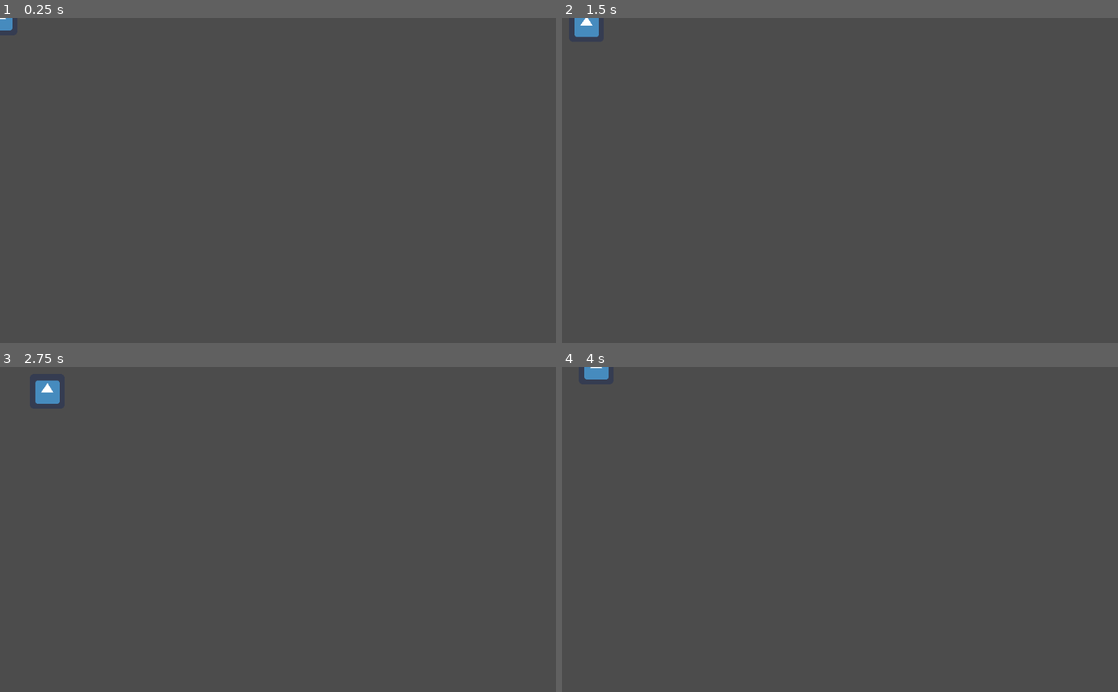
Above: before the commit, frames 1-4 (two rows, left to right).
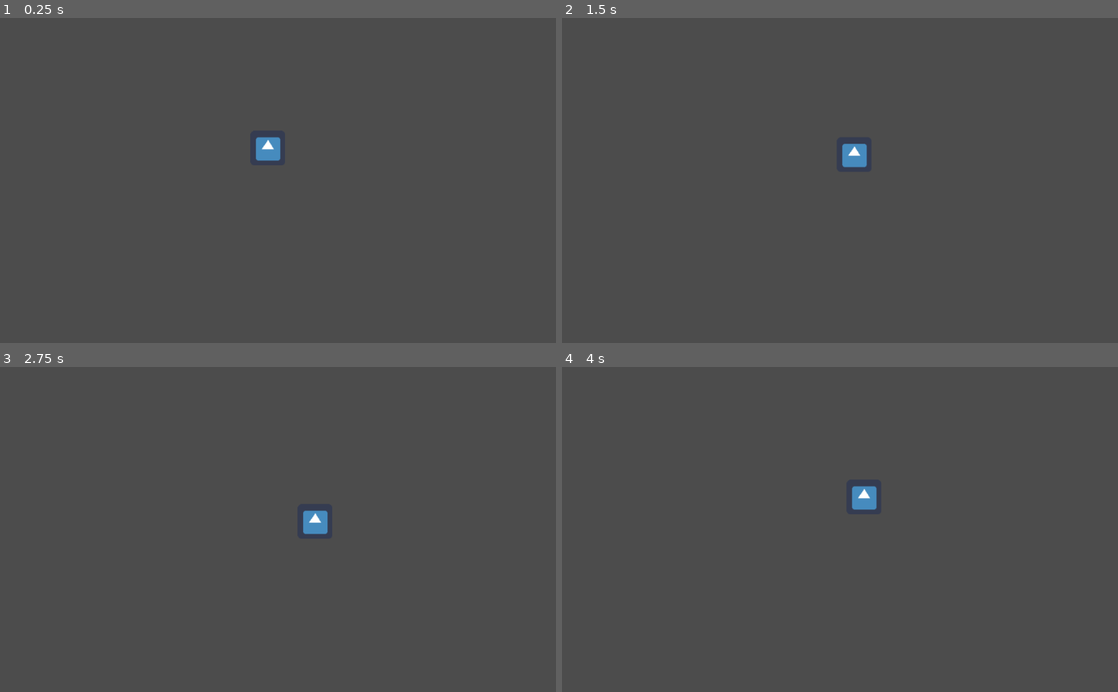
Above: after the commit, the same moments.

Repository: Sasti/gameoff2018RhythmShooter
Game: Godot game, scene res://LevelTemplate.tscn
Same seed, same stepped clock (60 frames per second), same inputs: the game is played once before the commit and once after it. Before the commit the project starts from res://Traveler.tscn. The engine's default icon, where the game draws it, is replaced by a stand-in: a white triangle on a blue panel in a dark square.
Inputs:
- Up to frame 1 (0.25 s): no input
- Up to frame 2 (1.5 s): tap Enter at 0.5 s; hold Right (ui_right) 0.53-1.28 s; hold Down (ui_down) from 1.28 s (still down)
- Up to frame 3 (2.75 s): release Down (ui_down) at 2.03 s; hold Right (ui_right) from 2.03 s (still down)
- Up to frame 4 (4 s): release Right (ui_right) at 2.78 s; hold Up (ui_up) 2.78-3.53 s; hold Left (ui_left) from 3.53 s (still down)

The runs differ from the first frame. In frame 1, 0.4% of the frame differs, in the area x 0-51%, y 0-45%; in frame 2, 0.6%; in frame 3, 0.6%, in the area x 6-59%, y 4-52%; in frame 4, 0.5%.

Commit message:
Added a scene that can serve as a level template

Diff:
--- /dev/null
+++ b/LegacyTraveler/LevelTemplate.tscn
@@ -0,0 +1,39 @@
+[gd_scene load_steps=2 format=2]
+
+[ext_resource path="res://Traveler.tscn" type="PackedScene" id=1]
+
+[node name="Root" type="Node" index="0"]
+
+[node name="ParallaxBackground" type="ParallaxBackground" parent="." index="0"]
+
+layer = -1
+offset = Vector2( 0, 0 )
+rotation = 0.0
+scale = Vector2( 1, 1 )
+transform = Transform2D( 1, 0, 0, 1, 0, 0 )
+scroll_offset = Vector2( 0, 0 )
+scroll_base_offset = Vector2( 0, 0 )
+scroll_base_scale = Vector2( 1, 1 )
+scroll_limit_begin = Vector2( 0, 0 )
+scroll_limit_end = Vector2( 0, 0 )
+scroll_ignore_camera_zoom = true
+
+[node name="Gameworld" type="CanvasLayer" parent="." index="1"]
+
+layer = 1
+offset = Vector2( 0, 0 )
+rotation = 0.0
+scale = Vector2( 1, 1 )
+transform = Transform2D( 1, 0, 0, 1, 0, 0 )
+
+[node name="Traveler" parent="Gameworld" index="0" instance=ExtResource( 1 )]
+
+position = Vector2( 493.295, 240.308 )
+
+[node name="UI-Overlay" type="CanvasLayer" parent="." index="2"]
+
+layer = 1
+offset = Vector2( 0, 0 )
+rotation = 0.0
+scale = Vector2( 1, 1 )
+transform = Transform2D( 1, 0, 0, 1, 0, 0 )
--- a/LegacyTraveler/Traveler.tscn
+++ b/LegacyTraveler/Traveler.tscn
@@ -18,15 +18,16 @@
 radius = 10.0
 height = 20.0
 
-[node name="Traveler" type="Node2D" index="0"]
+[node name="Traveler" type="Node2D"]
 
 script = ExtResource( 1 )
+_sections_unfolded = [ "Transform" ]
 
 [node name="AnimatedSprite" type="AnimatedSprite" parent="." index="0"]
 
 frames = SubResource( 1 )
 animation = "default"
-_sections_unfolded = [ "Transform" ]
+_sections_unfolded = [ "Material", "Transform" ]
 
 [node name="KinematicBody2D" type="KinematicBody2D" parent="." index="1"]
 
--- a/LegacyTraveler/project.godot
+++ b/LegacyTraveler/project.godot
@@ -11,8 +11,12 @@
 [application]
 
 config/name="LegacyTraveler"
-run/main_scene="res://Traveler.tscn"
+run/main_scene="res://LevelTemplate.tscn"
 config/icon="res://icon.png"
+
+[debug]
+
+settings/stdout/print_fps=true
 
 [rendering]
 
